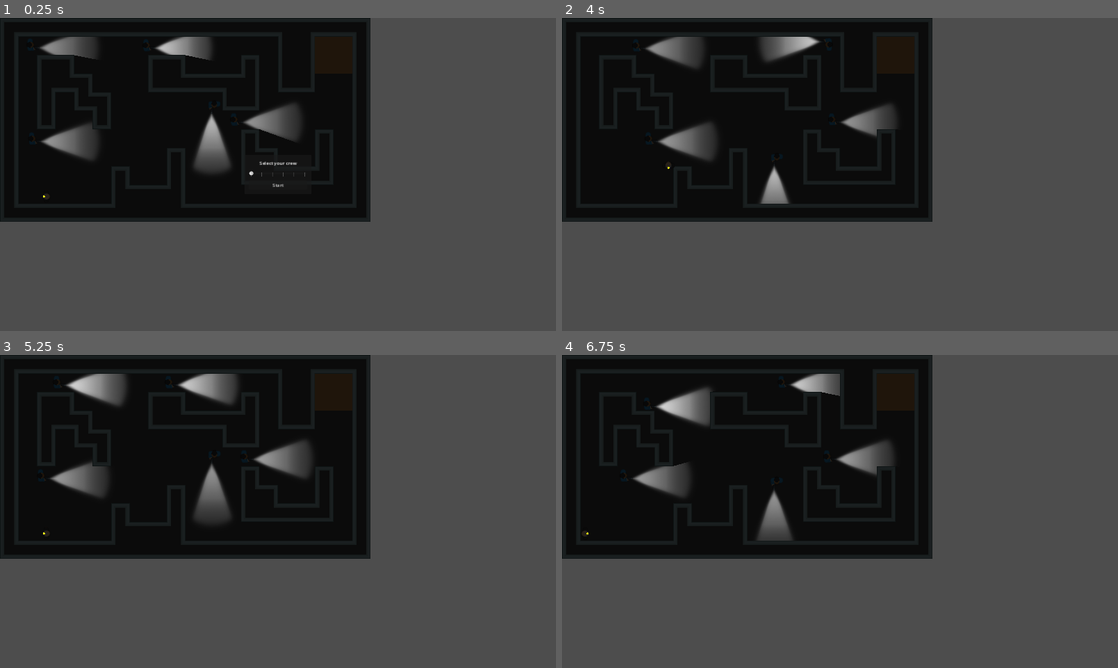
Above: before the commit, frames 1-4 (two rows, left to right).
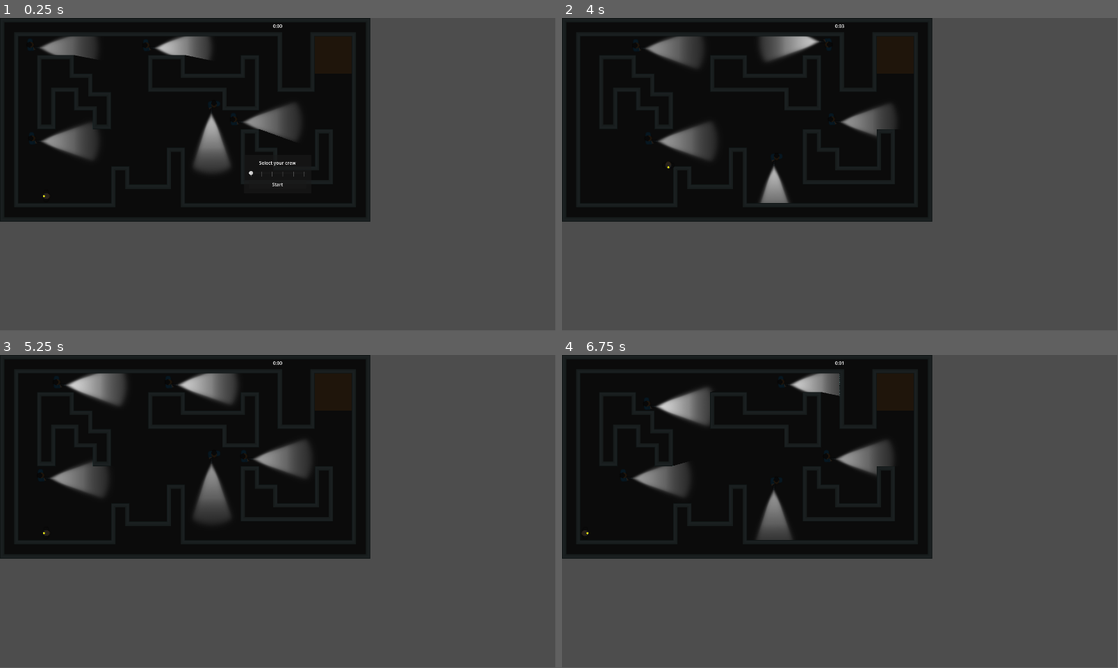
Above: after the commit, the same moments.

Repository: stesim/stammheim
Game: Godot game, scene res://sandbox.tscn
Two runs of this game, one before a commit and one after it. Both use one fixed random seed, a clock stepped at 60 frames per second and the inputs below.
Inputs:
- Up to frame 1 (0.25 s): no input
- Up to frame 2 (4 s): click "Start" at 0.5 s; hold D (p0.move_right) 1.28-2.03 s; hold Tab (p0.switch_character) 1.28-2.03 s; hold S (p0.move_down) 2.03-2.78 s; tap End (p1.switch_character) at 2.1, 3.6 s; hold D (p0.move_right) 2.78-3.53 s; hold Tab (p0.switch_character) 2.78-3.53 s; hold W (p0.move_up) from 3.53 s (still down)
- Up to frame 3 (5.25 s): release W (p0.move_up) at 4.25 s; click "Restart" at 4.25 s; click "Start" at 5 s
- Up to frame 4 (6.75 s): hold Tab (p0.switch_character) 5.78-6.53 s; hold A (p0.move_left) from 5.78 s (still down); tap End (p1.switch_character) at 6.6 s
In our replay, the window is 800x450 before the commit and 799x449 after it. These sizes can differ from the game's own. Grey fills any space a smaller window leaves; there, only what the larger window draws over its background counts as a difference.

The runs differ from the first frame. In frame 1, 0.1% of the frame differs, in the area x 7-55%, y 2-58%; in frame 2, less than 0.1%; in frame 3, less than 0.1%; in frame 4, less than 0.1%.

Commit message:
added timer label

Diff:
--- a/game_state.gd
+++ b/game_state.gd
@@ -38,6 +38,11 @@
 	level_completed.emit()
 
 
+func get_time_since_start() -> int:
+	@warning_ignore("integer_division")
+	return (Time.get_ticks_msec() - _start_time) / 1000 if _started else 0
+
+
 func get_score() -> int:
 	var elapsed_time := (_end_time - _start_time) / 1000.0;
 	var num_prisoners := get_tree().get_nodes_in_group(&"prisoners").size()
--- a/project.godot
+++ b/project.godot
@@ -23,7 +23,6 @@
 
 window/size/viewport_width=1920
 window/size/viewport_height=1080
-window/stretch/mode="canvas_items"
 window/stretch/aspect="expand"
 
 [input]
--- a/sandbox.gd
+++ b/sandbox.gd
@@ -7,6 +7,7 @@
 @onready var _character_selection_panel := %character_selection_panel
 @onready var _crew_selection_slider := %crew_selection_slider
 @onready var _alarm_track := %alarm_track
+@onready var _timer_label := %timer_label
 
 
 func _ready() -> void:
@@ -21,6 +22,15 @@
 			_score_label.text = str(GameState.get_score())
 	)
 	_on_crew_selection_slider_value_changed(_crew_selection_slider.value)
+
+
+func _process(_delta : float) -> void:
+	if GameState.is_started():
+		var time := GameState.get_time_since_start()
+		var seconds := time % 60
+		@warning_ignore("integer_division")
+		var minutes := time / 60
+		_timer_label.text = "%d:%02d" % [minutes, seconds]
 
 
 func _on_restart_button_pressed() -> void:
--- a/sandbox.tscn
+++ b/sandbox.tscn
@@ -287,6 +287,19 @@
 layout_mode = 2
 text = "Start"
 
+[node name="timer_label" type="Label" parent="ui_layer"]
+unique_name_in_owner = true
+anchors_preset = 5
+anchor_left = 0.5
+anchor_right = 0.5
+offset_left = -20.0
+offset_top = 16.0
+offset_right = 20.0
+offset_bottom = 39.0
+grow_horizontal = 2
+text = "0:00"
+horizontal_alignment = 1
+
 [connection signal="pressed" from="ui_layer/game_over_panel/MarginContainer/VBoxContainer/restart_button" to="." method="_on_restart_button_pressed"]
 [connection signal="pressed" from="ui_layer/completion_panel/MarginContainer/VBoxContainer/restart_button" to="." method="_on_restart_button_pressed"]
 [connection signal="value_changed" from="ui_layer/character_selection_panel/MarginContainer/VBoxContainer/crew_selection_slider" to="." method="_on_crew_selection_slider_value_changed"]
